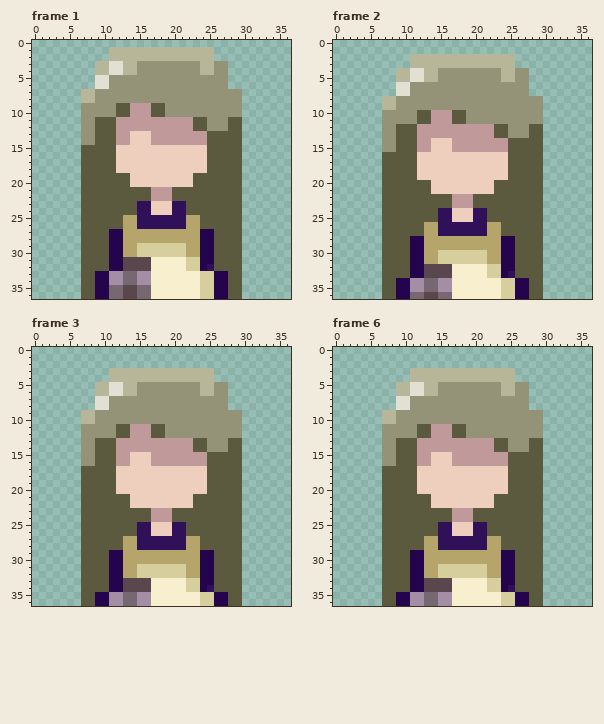
Two states of a animated GIF sprite, images/mysterious_maid.gif. Above, as it was before the edit.
The file is 37x37 pixels, 17 frames. Colours within 5 levels of each other are drawn and written as one. Shown: frame 1, frame 2, frame 3, frame 6. The commit also changed other frames, which this record leaves out.
The same view after the edit:
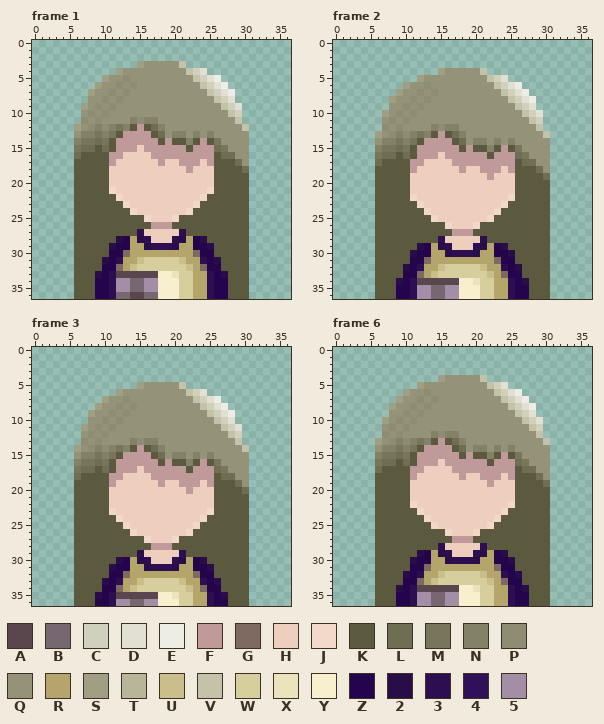
Palette (. is transparent): A #59474d  B #776771  C #d1d0bc  D #e1e0d3  E #edece5  F #c09a9a  G #7f6a61  H #eecfbd  J #f1d8c9  K #5b5a3f  L #6f6e53  M #77765b  N #838267  P #8e8d73  Q #949378  R #b5a56b  S #a19f83  T #b8b698  U #cabf8b  V #c4c2a9  W #d6ce9c  X #ebe3bc  Y #f7efce  Z #25044e  2 #280d49  3 #2c0e51  4 #31105a  5 #a38ea6
From old to new:
Changed rows in their new state; - is an unchanged pixel.
Frame 1:
first column x 6:
 1 -----...............-----
 2 -----...............-----
 3 ---......S-----V......---
 4 ---...SQQ-------VCD...---
 5 ---.S--P---------VCDE.---
 6 ---SQ-P-P---------VCDE---
 7 -.S--P-P-----------VCDE.-
 8 -.Q-P-P-------------VCD.-
 9 -S-P-PQQQQQQQ--------VCD-
10 --P-P-QQQQQQQ---------VC-
11 -P-PQQQQNPNNQQQQQQQ---QV-
12 S-PNPNMNK-KLNQQQQQQ---QQV
13 QNNMNMK-FFFKLQNNQNQNQQQQQ
14 NMMLM---FFF-K-KKNK--MQQQQ
15 MLL-L-FFF-FFFFFFKFFFLMQQQ
16 L----FF----FFFFFFFFF-LLQQ
17 K----F------F--FFF-F---LQ
18 K----H----------F--H----L
19 K----HHH---------HHH----K
20 K----HHH---------HHH----K
21 K----JHHHHHHHHHHHHHJ----K
22 K-----JHHHHHHHHHHHJ-----K
23 K------JHHH---HHHJ------K
24 K-------JHH---HHJ-------K
25 K------KKKJHHHJKKK------K
26 K------KKKKFFFKKKK------K
27 K----KKKK3HHHHH3KKKK----K
28 K----K2Z-23HHH32-Z2K----K
29 K----2-Z-R23332R-Z-2----K
30 K------G-RRRRRRR-G------K
31 K---2-3RRUWWWWWURR3-2---K
32 K---Z-GRUWWWWWWWURGZZ---K
33 K--2-3AAAAAA--XWWRR3-2--K
34 K----3-5-B-5---WWRR3----K
35 K----355B-55---WWRR3----K
36 K----3-B-A-B---WWRR3----K
Frame 2:
first column x 6:
 2 -----...............-----
 3 -----...............-----
 4 ---......S-----V......---
 5 ---...SQQ-------VCD...---
 6 ---.S--P---------VCDE.---
 7 ---SQ-P-P---------VCDE---
 8 -.S--P-P-----------VCDE.-
 9 -.Q-P-P-------------VCD.-
10 -S-P-PQQQQQQQ--------VCD-
11 --P-P-QQQQQQQ---------VC-
12 -P-PQQQQNPNNQQQQQQQ---QV-
13 S-PNPNMNK-KLNQQQQQQ---QQV
14 QNNMNMK-FFFKLQNNQNQNQQQQQ
15 NMMLM---FFF-K-KKNK--MQQQQ
16 MLL-L-FFF-FFFFFFKFFFLMQQQ
17 L----FF----FFFFFFFFF-LLQQ
18 K----F------F--FFF-F---LQ
19 K----H----------F--H----L
20 K----HHH---------HHH----K
21 K----HHH---------HHH----K
22 K----JHHHHHHHHHHHHHJ----K
23 K-----JHHHHHHHHHHHJ-----K
24 K------JHHH---HHHJ------K
25 K-------JHH---HHJ-------K
26 K------KKKJHHHJKKK------K
27 K------KKKKFFFKKKK------K
28 K----KKKK3HHHHH3KKKK----K
29 K----K2Z-23HHH32-Z2K----K
30 K----2-Z-R23332R-Z-2----K
31 K------G-RRRRRRR-G------K
32 K---2-3RRUWWWWWURR3-2---K
33 K---Z-GRUWWWWWWWURGZZ---K
34 K--2-3AAAAAA--XWWRR3-2--K
35 K----3-5-B-5---WWRR3----K
36 K----355B-55---WWRR3----K
Frame 3:
first column x 6:
 3 -----...............-----
 4 -----...............-----
 5 ---......S-----V......---
 6 ---...SQQ-------VCD...---
 7 ---.S--P---------VCDE.---
 8 ---SQ-P-P---------VCDE---
 9 -.S--P-P-----------VCDE.-
10 -.Q-P-P-------------VCD.-
11 -S-P-PQQQQQQQ--------VCD-
12 --P-P-QQQQQQQ---------VC-
13 -P-PQQQQNPNNQQQQQQQ---QV-
14 S-PNPNMNK-KLNQQQQQQ---QQV
15 QNNMNMK-FFFKLQNNQNQNQQQQQ
16 NMMLM---FFF-K-KKNK--MQQQQ
17 MLL-L-FFF-FFFFFFKFFFLMQQQ
18 L----FF----FFFFFFFFF-LLQQ
19 K----F------F--FFF-F---LQ
20 K----H----------F--H----L
21 K----HHH---------HHH----K
22 K----HHH---------HHH----K
23 K----JHHHHHHHHHHHHHJ----K
24 K-----JHHHHHHHHHHHJ-----K
25 K------JHHH---HHHJ------K
26 K-------JHH---HHJ-------K
27 K------KKKJHHHJKKK------K
28 K------KKKKFFFKKKK------K
29 K----KKKK3HHHHH3KKKK----K
30 K----K2Z-23HHH32-Z2K----K
31 K----2-Z-R23332R-Z-2----K
32 K------G-RRRRRRR-G------K
33 K---2-3RRUWWWWWURR3-2---K
34 K---Z-GRUWWWWWWWURGZZ---K
35 K--2-3AAAAAA--XWWRR3-2--K
36 K----3-5-B-5---WWRR3----K
Frame 6:
first column x 6:
 3 -----...............-----
 4 -----....SQQQQQV....-----
 5 ---...SQQ-------VCD...---
 6 ---.SQQPQ--------VCDE.---
 7 ---SQ-P-P---------VCDE---
 8 --SQQP-P-----------VCDE--
 9 -.Q-P-P-------------VCD.-
10 -SQP-P---------------VCD-
11 --P-P-QQQQQQQ---------VC-
12 -P-P--QQNPNNQ----------V-
13 S-PNPNMNK-KLNQQQQQQ---QQV
14 QNNMNMK----KLQNNQNQN--QQQ
15 NMMLM---FFF-K-KKNK--MQQQQ
16 MLL-L---F-F-----K--FLMQQQ
17 L----FF----FFFFFFFFF-LLQQ
18 K----F------F--FFF-F---LQ
19 K----H----------F--H----L
20 K----H-------------H----K
21 K----HHH---------HHH----K
22 K----JHH---------HHJ----K
23 K-----JHHHHHHHHHHHJ-----K
24 K------JHHHHHHHHHJ------K
25 K-------JHH---HHJ-------K
26 K--------KJ---JK--------K
27 K------KKKKFFFKKKK------K
28 K------KK3HHHHH3KK------K
29 K----K2Z-23HHH32-Z2K----K
30 K----2-Z--23332--Z-2----K
31 K------G-RRRRRRR-G------K
32 K---2-3--U-----U--3-2---K
33 K---Z-GRUWWWWWWWURG-Z---K
34 K--2Z3A----A--XW-RR3Z2--K
35 K----3-5-B-5---WWRR3----K
36 K----3-5-B-5---WWRR3----K
